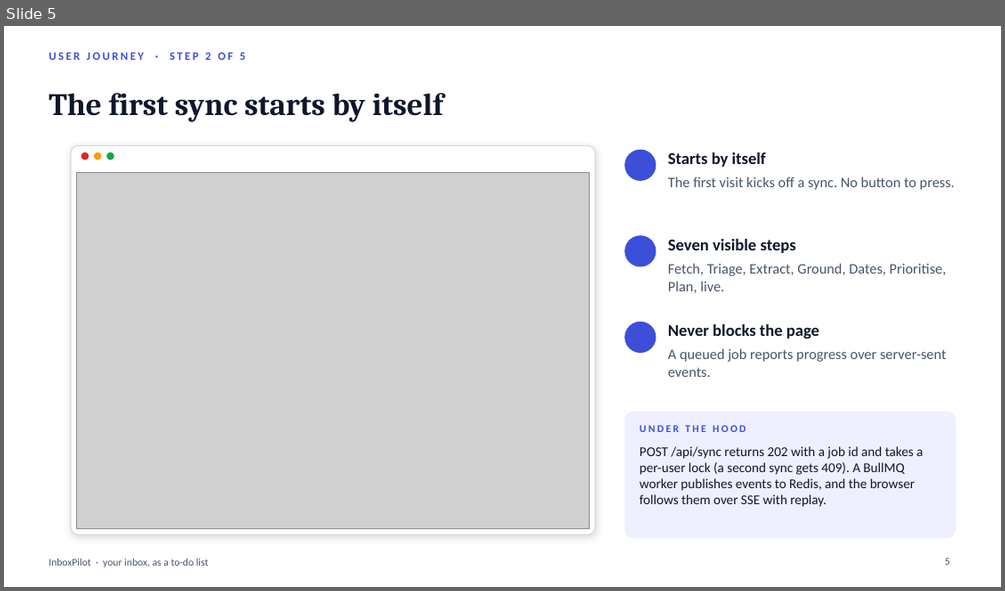
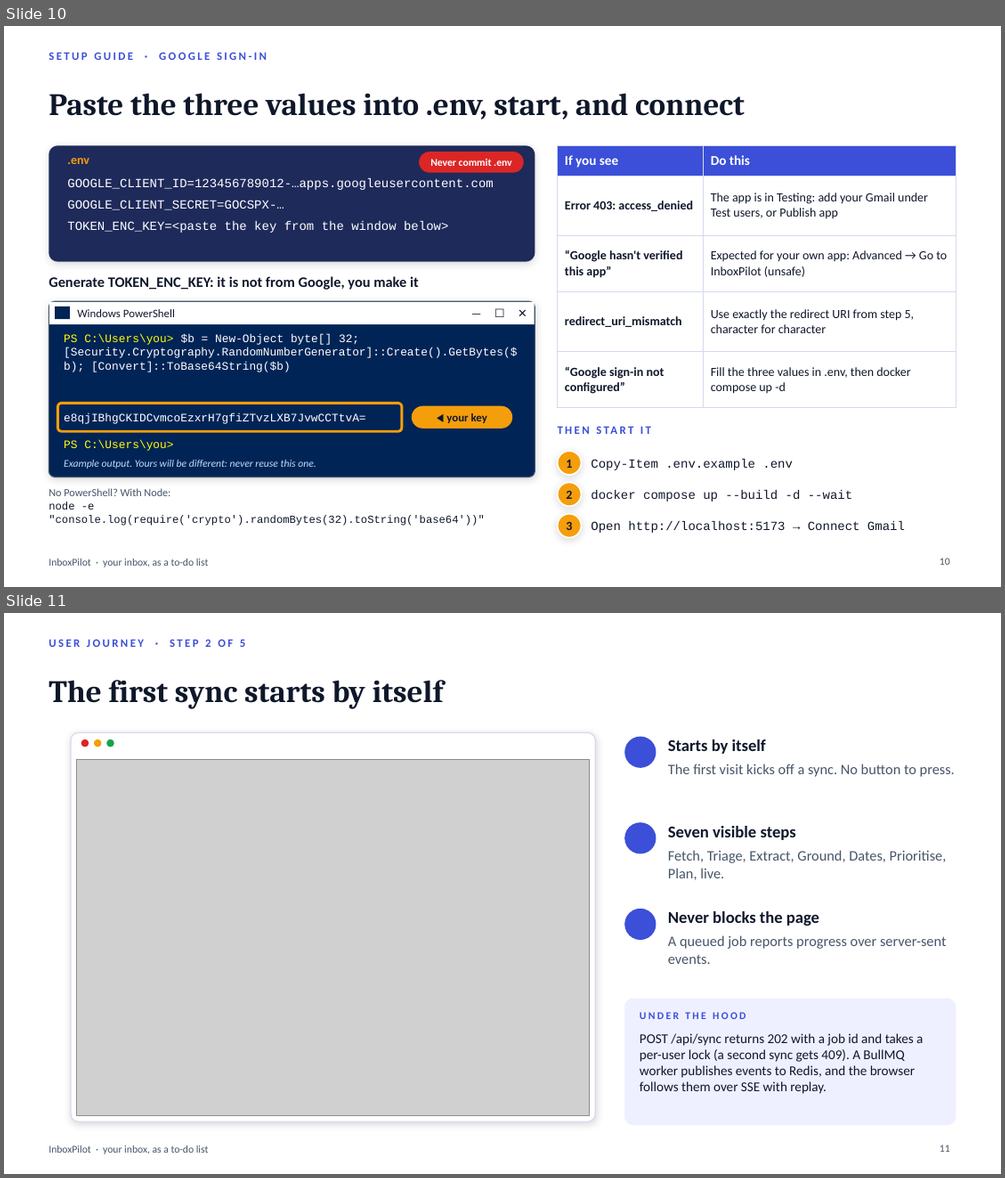
Before and after one commit to dharanipath/inboxpilot, a slide deck: docs/presentation/InboxPilot-presentation.pptx. Shown one above the other, each under a label of ours: slide 5 before the commit, slides 10 and 11 after it. The pictures are 1005x591 and 1005x1178 pixels, drawn with LibreOffice and Linux fonts; fonts in the diff are those of the drawing; grey boxes stand for pictures; background and template pictures are left out. Boxes give left, top, right and bottom in pixels: in the first picture for what was removed or moved away, otherwise in the second. Text is boxed around its words. In the diff, an @@ line names an element or a change of style, - is before the commit and + after.

```diff
--- a/docs/presentation/InboxPilot-presentation.pptx
+++ b/docs/presentation/InboxPilot-presentation.pptx
@@ slide 10 added at [4,26,1001,587], background #FFFFFF; not listed: 1 template element that a slide beside it also shows @@
@@ text added at [48,52,267,60], 11 pt, text #3B4FD8, bold @@
+SETUP GUIDE · GOOGLE SIGN-IN
@@ title added at [48,93,744,119], 30 pt, text #0F172A, bold @@
+Paste the three values into .env, start, and connect
@@ rounded rectangle added at [48,145,535,262], fill #1E2A5A @@
@@ text added at [67,158,89,164], 12 pt, text #F59E0B, bold @@
+.env
@@ rounded rectangle added at [419,151,524,173], fill #DC2626 @@
@@ text added at [430,159,512,166], 10 pt, text #FFFFFF, bold @@
+Never commit .env
@@ table added at [558,145,956,397], 5 rows, 2 columns @@
+If you see | Do this
+Error 403: access_denied | The app is in Testing: add your Gmail under Test users, or Publish app
+“Google hasn't verified this app” | Expected for your own app: Advanced → Go to InboxPilot (unsafe)
+redirect_uri_mismatch | Use exactly the redirect URI from step 5, character for character
+“Google sign-in not configured” | Fill the three values in .env, then docker compose up -d
@@ text added at [67,178,493,232], 12 pt, text #FFFFFF @@
+GOOGLE_CLIENT_ID=123456789012-…apps.googleusercontent.com
+GOOGLE_CLIENT_SECRET=GOCSPX-…
+TOKEN_ENC_KEY=<paste the key from the window below>
@@ text added at [48,276,419,289], 14 pt, text #0F172A, bold @@
+Generate TOKEN_ENC_KEY: it is not from Google, you make it
@@ rounded rectangle added at [48,301,535,477], fill #012456, outline #475569 1 pt @@
@@ rectangle added at [49,302,534,324], fill #FFFFFF @@
@@ rectangle added at [55,306,70,319], fill #012456 @@
@@ text added at [77,309,175,317], 11 pt, text #0F172A @@
+Windows PowerShell
@@ text added at [442,302,527,324], 11 pt, text #0F172A @@
+— ☐ ✕
@@ text added at [64,334,517,372], 11 pt, text #FFFFFF @@
+PS C:\Users\you> $b = New-Object byte[] 32; [Security.Cryptography.RandomNumberGenerator]::Create().GetBytes($b); [Convert]::ToBase64String($b)
@@ rounded rectangle added at [57,402,402,431], outline #F59E0B 2.5 pt @@
@@ text added at [64,413,366,424], 11 pt, text #FFFFFF @@
+e8qjIBhgCKIDCvmcoEzxrH7gfiZTvzLXB7JvwCCTtvA=
@@ rounded rectangle added at [412,406,512,428], fill #F59E0B @@
@@ text added at [446,413,487,423], 11 pt, text #0F172A, bold @@
+◀ your key
@@ text added at [558,422,931,443], 11 pt, text #3B4FD8, bold @@
+THEN START IT
@@ text added at [64,440,173,451], 11 pt, text #FFFF00 @@
+PS C:\Users\you>
@@ ellipse added at [558,451,582,475], fill #F59E0B, outline #FFFFFF 1.5 pt @@
@@ text added at [64,459,316,468], 10 pt, text #BFDBFE, italic @@
+Example output. Yours will be different: never reuse this one.
@@ text added at [566,459,572,467], 12 pt, text #0F172A, bold @@
+1
@@ text added at [591,459,793,470], 12 pt, text #0F172A @@
+Copy-Item .env.example .env
@@ text added at [48,488,484,525], 10.5 pt, text #0F172A @@
+No PowerShell? With Node:
+node -e "console.log(require('crypto').randomBytes(32).toString('base64'))"
@@ ellipse added at [558,483,582,506], fill #F59E0B, outline #FFFFFF 1.5 pt @@
@@ text added at [566,491,572,499], 12 pt, text #0F172A, bold @@
+2
@@ text added at [591,490,852,501], 12 pt, text #0F172A @@
+docker compose up --build -d --wait
@@ ellipse added at [558,514,582,538], fill #F59E0B, outline #FFFFFF 1.5 pt @@
@@ text added at [566,522,572,530], 12 pt, text #0F172A, bold @@
+3
@@ text added at [591,521,905,532], 12 pt, text #0F172A @@
+Open http://localhost:5173 → Connect Gmail
@@ page number added at [939,557,950,564], 10 pt, text #475569 @@
+10
@@ what was slide 5 is now slide 11 @@
@@ page number at [939,1144,950,1151]: text changed @@
-5
+11
```
Also in this commit, not shown: 3 slides changed, 5 other slides added, 1 other file.
